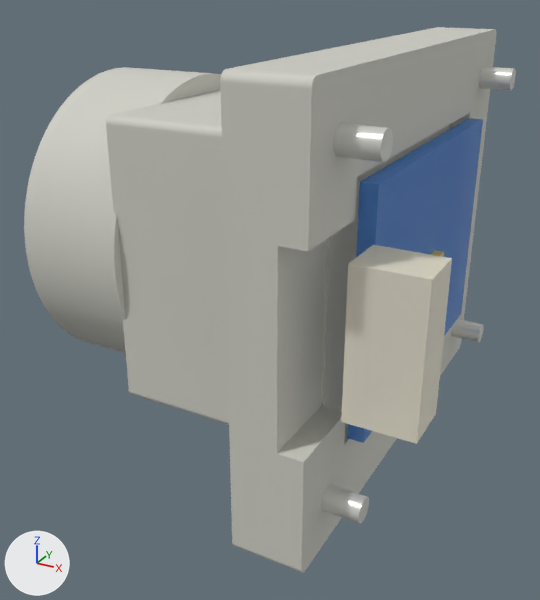
An edit to the Blender file cad/designs/as7343_cmount_spectral_module_holder/artifacts/as7343_cmount_spectral_module_holder.blend, drawn before and after from the same camera.
Both versions are drawn from a 50 mm lens placed at (58.8, -70.2, 27.2), pointed at (21.5, -2.4, -6.7). Every picture has the same lights, and +X, +Y and +Z are marked at lower left. The picture after the commit comes second.

Names of what the first picture shows: '1x5 header clearance proxy', 'clamp_bottom_left optional M2 clamp pin', 'clamp_bottom_right optional M2 clamp pin', 'clamp_top_left optional M2 clamp pin', 'clamp_top_right optional M2 clamp pin', 'estimated AS7343 module board proxy, sensor centered', 'printed holder with OpenHI female C-mount receiver' and 1 more.
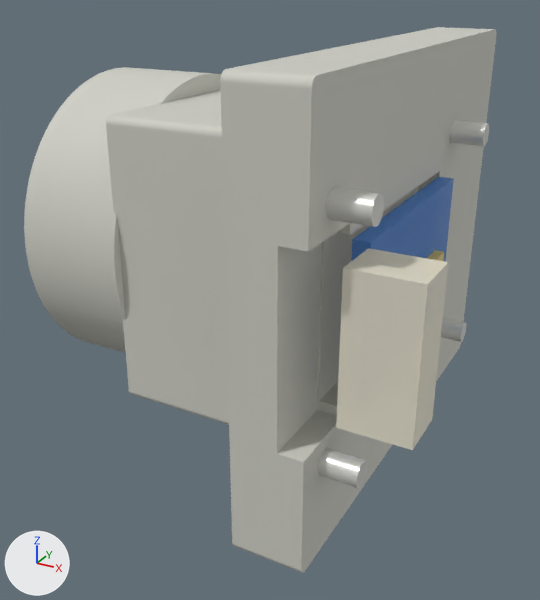
What the commit changed:
me_as7343_cmount_spectral_module_holder is used by ob_printed_holder_with_openhi_female_c_mount_receiver; location (0.0, 0.0, 0.0).
me_as7343_cmount_spectral_module_holder had 7507 vertices, 15030 faces and spanned x 0.0..37.0, y -25.0..25.0, z -21.0..21.0.
me_as7343_cmount_spectral_module_holder now has 7503 vertices, 15014 faces and spans x 0.0..37.0, y -25.0..25.0, z -21.0..21.0.
me_as7343_cmount_spectral_module_holder part 1: 27 vertices moved from x 30.0..37.0, y -20.9..20.9, z -16.9..17.0 to x 30.0..37.0, y -21.1..11.1, z -12.7..12.7; 997 vertices removed from x 30.0..37.0, y -21.2..21.2, z -17.2..17.2; 993 vertices added at x 29.0..37.0, y -22.2..11.2, z -12.7..12.7.
Mesh me_as7343_cmount_spectral_module_holder_board_proxy_1 is new.
It is a box spanning x 37.0..38.6, y -17.0..6.0, z -7.5..7.5.
It uses material mat_transparent_deep_blue_estimated_module_board.
Object 'estimated AS7343 module board proxy, sensor centered' (ob_estimated_as7343_module_board_proxy__sensor_centered) is deleted.
Object 'clamp_bottom_left optional M2 clamp pin' (ob_clamp_bottom_left_optional_m2_clamp_pin) moves from (35.8, -20.0, -16.0) to (35.8, -21.0, -11.5).
Object 'clamp_bottom_right optional M2 clamp pin' (ob_clamp_bottom_right_optional_m2_clamp_pin) moves from (35.8, 20.0, -16.0) to (35.8, 10.0, -11.5).
Object 'clamp_top_right optional M2 clamp pin' (ob_clamp_top_right_optional_m2_clamp_pin) moves from (35.8, 20.0, 16.0) to (35.8, 10.0, 11.5).
Object '1x5 header clearance proxy' (ob_1x5_header_clearance_proxy) moves from (41.7, -18.5, 0.0) to (41.7, -19.5, 0.0).
Object 'AS7343 15x23 board proxy, sensor 6mm from front short edge' (ob_as7343_15x23_board_proxy__sensor_6mm_from_front_short_edge) is new; it shows me_as7343_cmount_spectral_module_holder_board_proxy_1.
Its location is (0.0, 0.0, 0.0).

Boxes [x1, y1, x2, y2] around the edits, measured in the pictures (540 x 600 px; the box of a moved part takes in the faces that stretch with it):
'1x5 header clearance proxy', moved: before [341, 245, 452, 444]; after [336, 248, 448, 450]
'estimated AS7343 module board proxy, sensor centered', deleted: before [347, 118, 483, 443]
'AS7343 15x23 board proxy, sensor 6mm from front short edge', added: after [351, 177, 454, 262]
'clamp_bottom_left optional M2 clamp pin', moved: before [321, 485, 369, 524]; after [318, 448, 368, 488]
'clamp_top_right optional M2 clamp pin', moved: before [479, 67, 516, 90]; after [450, 120, 489, 146]
'clamp_bottom_right optional M2 clamp pin', moved: before [451, 319, 484, 342]; after [441, 317, 466, 342]
part 1 of me_as7343_cmount_spectral_module_holder, moved or reshaped: [277, 29, 496, 571] in both
